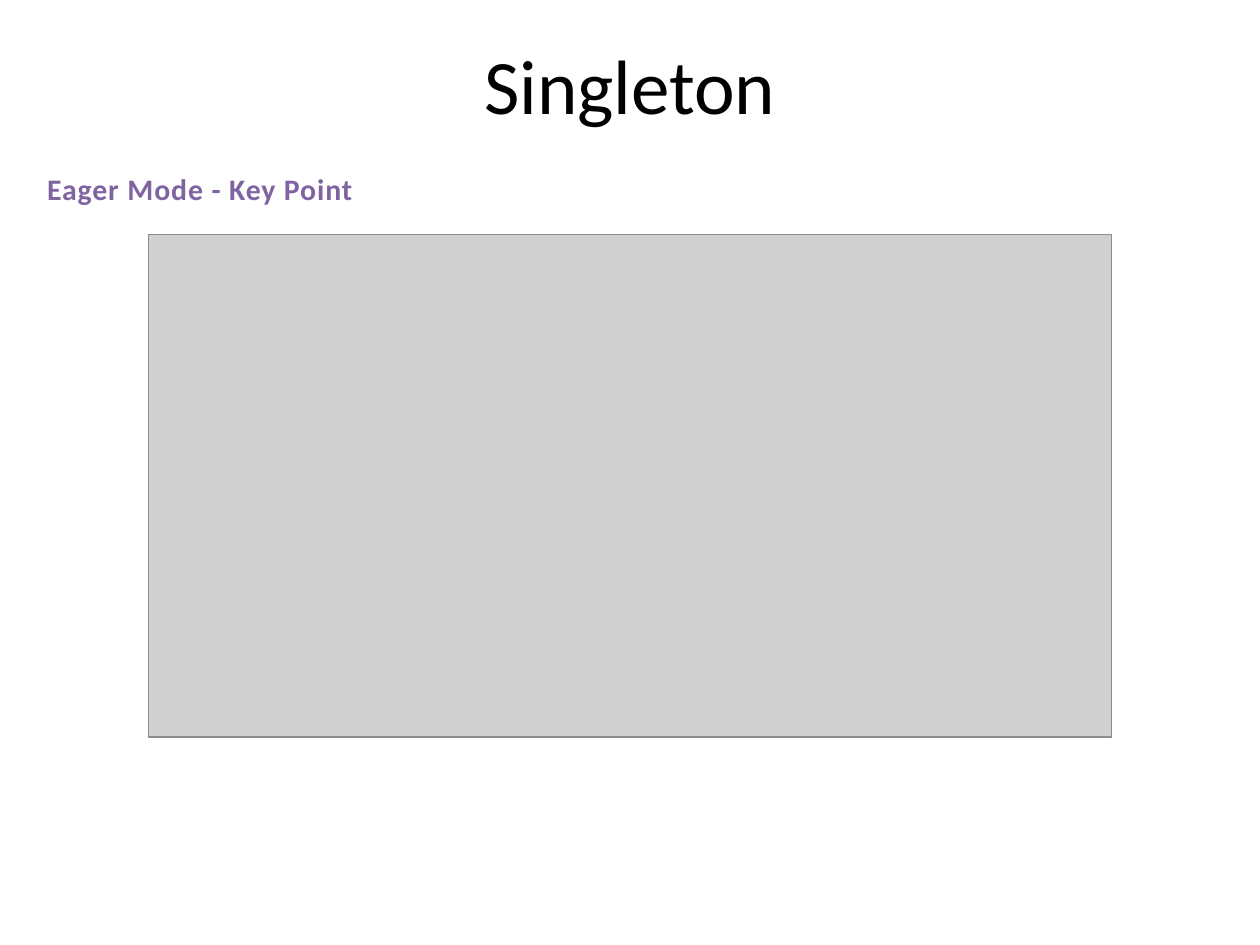
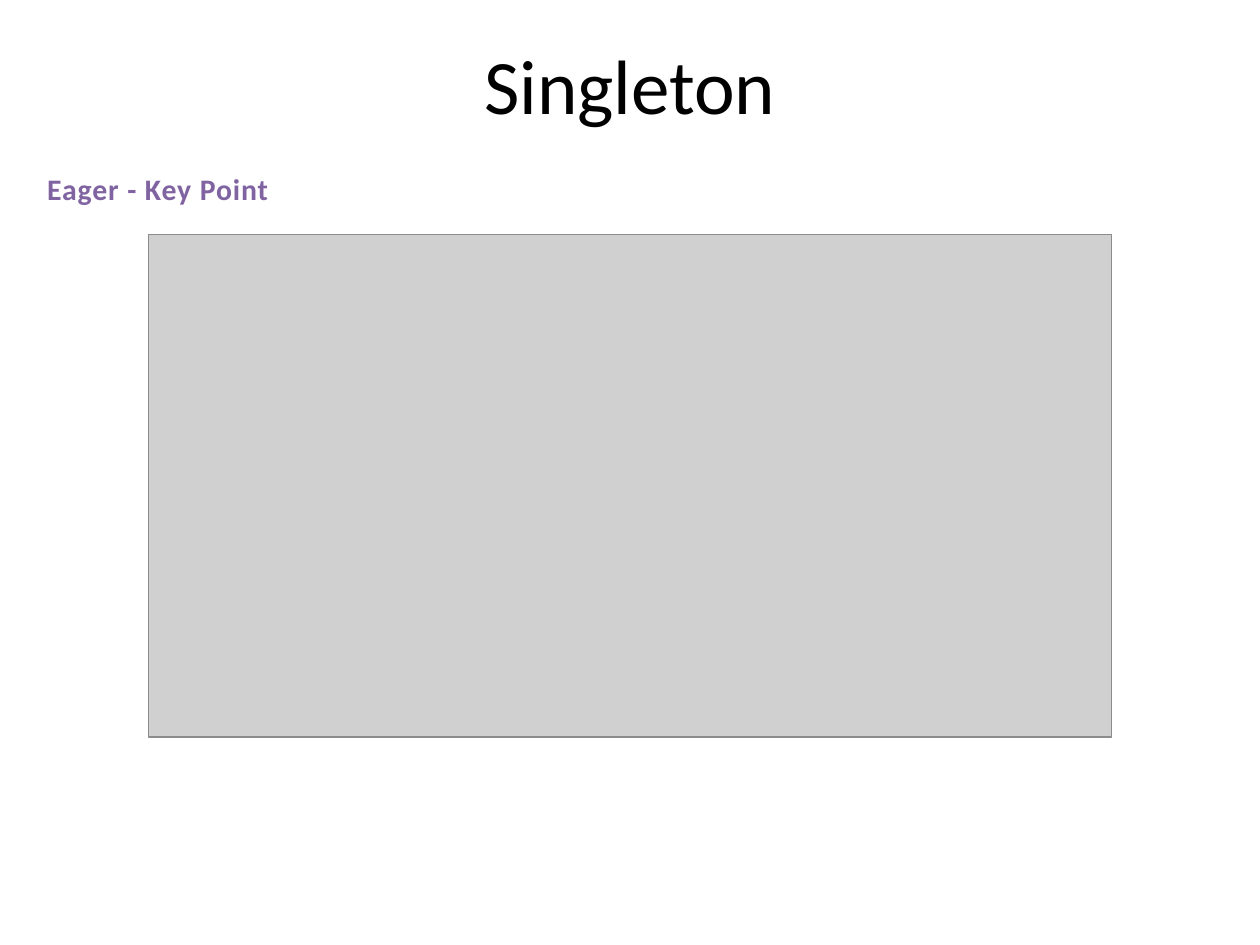
Before and after one commit to PlumpMath/DesignPattern-956, a slide deck: slide 8 of _Doc/DesignPattern.P3.Creational(Singleton).pptx. Drawn at 1260x945 pixels with LibreOffice and Linux fonts; fonts in the diff are those of the drawing; grey boxes stand for pictures. Boxes give left, top, right and bottom in pixels: in the first picture for what was removed or moved away, otherwise in the second. Text is boxed around its words. In the diff, an @@ line names an element or a change of style, - is before the commit and + after.

```diff
--- a/_Doc/DesignPattern.P3.Creational(Singleton).pptx
+++ b/_Doc/DesignPattern.P3.Creational(Singleton).pptx
@@ text at (x1=47, y1=179, x2=268, y2=205): text changed @@
-Eager Mode - Key Point
+Eager - Key Point
```
Also in this commit, not shown: 13 other slides changed.
